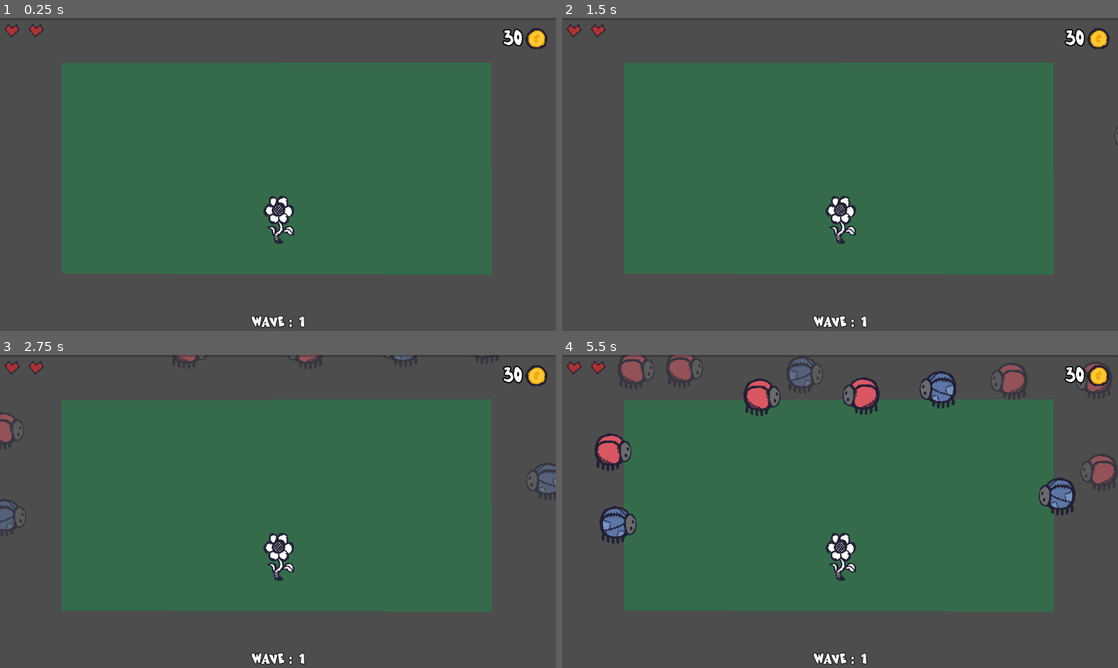
Above: before the commit, frames 1-4 (two rows, left to right).
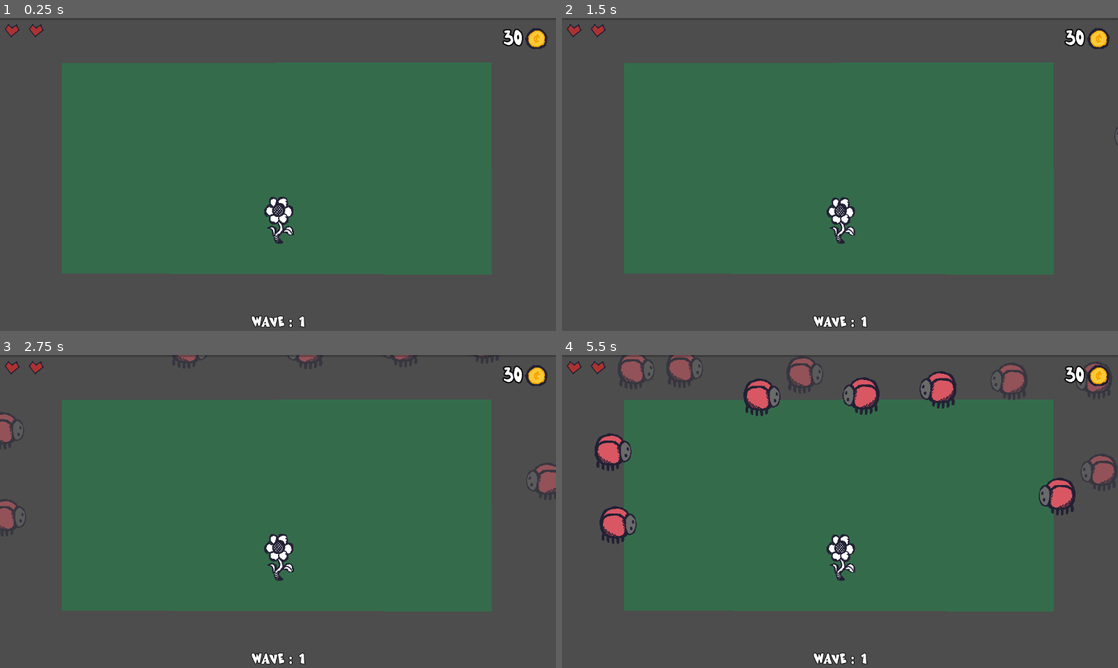
Above: after the commit, the same moments.

Repository: sh1ft15/secret
Game: Godot game, scene res://scenes/main.tscn
The game is run twice, just before and just after one commit, with the same random seed, the same clock (stepped at 60 frames per second) and the same inputs.
Inputs (mouse positions are in pixels of both pictures, inside the frame that each line leads up to):
- Up to frame 1 (0.25 s): no input
- Up to frame 2 (1.5 s): move the mouse to (962, 158) at 0.52 s; press the mouse at (962, 158) at 0.53 s; move the mouse to (728, 190) at 1.27 s; release the mouse at (728, 190) at 1.28 s; click (728, 190) at 1.35 s
- Up to frame 3 (2.75 s): move the mouse to (333, 442) at 2.02 s; press the mouse at (333, 442) at 2.03 s
- Up to frame 4 (5.5 s): move the mouse to (567, 426) at 2.77 s; release the mouse at (567, 426) at 2.78 s; click (567, 426) at 2.85 s; move the mouse to (584, 517) at 3.52 s; press the mouse at (584, 517) at 3.53 s; move the mouse to (1079, 486) at 4.27 s; release the mouse at (1079, 486) at 4.28 s; click (1079, 486) at 4.35 s; move the mouse to (628, 361) at 5.02 s; press the mouse at (628, 361) at 5.03 s

The runs differ from the first frame. In frame 1, 0.2% of the frame differs, in the area x 47-53%, y 56-72%; in frame 2, 0.2%; in frame 3, 0.6%; in frame 4, 1.4%, in the area x 7-92%, y 1-72%.

Commit message:
Added sound effect

Diff:
--- a/scenes/boss.tscn
+++ b/scenes/boss.tscn
@@ -2,25 +2,6 @@
 
 [ext_resource type="Script" path="res://scripts/boss.gd" id="1_hsna3"]
 [ext_resource type="Texture2D" uid="uid://b1g37d5c44bbi" path="res://sprites/boss_2-Sheet.png" id="2_qqnib"]
-
-[sub_resource type="Animation" id="Animation_vo1vx"]
-resource_name = "idle"
-
-[sub_resource type="Animation" id="Animation_pmfip"]
-resource_name = "move"
-loop_mode = 1
-tracks/0/type = "value"
-tracks/0/imported = false
-tracks/0/enabled = true
-tracks/0/path = NodePath("Base:scale")
-tracks/0/interp = 1
-tracks/0/loop_wrap = true
-tracks/0/keys = {
-"times": PackedFloat32Array(0, 0.5, 1),
-"transitions": PackedFloat32Array(1, 1, 1),
-"update": 0,
-"values": [Vector2(0.5, 0.5), Vector2(0.45, 0.5), Vector2(0.5, 0.5)]
-}
 
 [sub_resource type="Animation" id="Animation_ubhlq"]
 length = 0.001
@@ -51,6 +32,25 @@
 "transitions": PackedFloat32Array(1, 1, 1, 1),
 "update": 0,
 "values": [Vector2(0.5, 0.5), Vector2(0.45, 0.4), Vector2(0.55, 0.55), Vector2(0.5, 0.5)]
+}
+
+[sub_resource type="Animation" id="Animation_vo1vx"]
+resource_name = "idle"
+
+[sub_resource type="Animation" id="Animation_pmfip"]
+resource_name = "move"
+loop_mode = 1
+tracks/0/type = "value"
+tracks/0/imported = false
+tracks/0/enabled = true
+tracks/0/path = NodePath("Base:scale")
+tracks/0/interp = 1
+tracks/0/loop_wrap = true
+tracks/0/keys = {
+"times": PackedFloat32Array(0, 0.5, 1),
+"transitions": PackedFloat32Array(1, 1, 1),
+"update": 0,
+"values": [Vector2(0.5, 0.5), Vector2(0.45, 0.5), Vector2(0.5, 0.5)]
 }
 
 [sub_resource type="AnimationLibrary" id="AnimationLibrary_2lep1"]
@@ -87,5 +87,8 @@
 hframes = 6
 frame = 5
 
+[node name="AudioStreamPlayer2D" type="AudioStreamPlayer2D" parent="."]
+pitch_scale = 2.0
+
 [connection signal="input_event" from="." to="." method="_on_input_event"]
 [connection signal="velocity_computed" from="NavigationAgent2D" to="." method="_on_navigation_agent_2d_velocity_computed"]
--- a/scenes/enemy.tscn
+++ b/scenes/enemy.tscn
@@ -162,6 +162,9 @@
 scale = Vector2(0.32, 0.32)
 texture = ExtResource("3_3vtxv")
 
+[node name="AudioStreamPlayer2D" type="AudioStreamPlayer2D" parent="."]
+pitch_scale = 3.0
+
 [connection signal="input_event" from="." to="." method="_on_input_event"]
 [connection signal="velocity_computed" from="NavigationAgent2D" to="." method="_on_navigation_agent_2d_velocity_computed"]
 [connection signal="input_event" from="Cover" to="." method="_on_cover_input_event"]
--- a/scenes/hit_particle.tscn
+++ b/scenes/hit_particle.tscn
@@ -34,7 +34,7 @@
 alpha_curve = SubResource("CurveTexture_kpvuj")
 
 [node name="HitParticle" type="GPUParticles2D"]
-z_index = 1
+z_index = 10
 emitting = false
 amount = 10
 process_material = SubResource("ParticleProcessMaterial_03u3j")
--- a/scenes/player.tscn
+++ b/scenes/player.tscn
@@ -1,10 +1,10 @@
-[gd_scene load_steps=7 format=3 uid="uid://dpdy6hqdxypsq"]
+[gd_scene load_steps=8 format=3 uid="uid://dpdy6hqdxypsq"]
 
 [ext_resource type="Script" path="res://scripts/player.gd" id="1_vsn0w"]
 [ext_resource type="Texture2D" uid="uid://0kwfh7wtuu34" path="res://sprites/base.png" id="2_kbwdy"]
 
 [sub_resource type="CircleShape2D" id="CircleShape2D_5vtr2"]
-radius = 50.0
+radius = 70.0
 
 [sub_resource type="Animation" id="Animation_wu54r"]
 length = 0.001
@@ -34,12 +34,29 @@
 "times": PackedFloat32Array(0, 0.5, 1),
 "transitions": PackedFloat32Array(1, 1, 1),
 "update": 0,
-"values": [Vector2(0.35, 0.35), Vector2(0.34, 0.35), Vector2(0.35, 0.35)]
+"values": [Vector2(0.35, 0.35), Vector2(0.32, 0.34), Vector2(0.35, 0.35)]
+}
+
+[sub_resource type="Animation" id="Animation_81wkw"]
+resource_name = "hurt"
+length = 0.6
+tracks/0/type = "value"
+tracks/0/imported = false
+tracks/0/enabled = true
+tracks/0/path = NodePath("Icon:scale")
+tracks/0/interp = 1
+tracks/0/loop_wrap = true
+tracks/0/keys = {
+"times": PackedFloat32Array(0, 0.2, 0.4, 0.6),
+"transitions": PackedFloat32Array(1, 1, 1, 1),
+"update": 0,
+"values": [Vector2(0.35, 0.35), Vector2(0.32, 0.32), Vector2(0.36, 0.36), Vector2(0.35, 0.35)]
 }
 
 [sub_resource type="AnimationLibrary" id="AnimationLibrary_bmf36"]
 _data = {
 "RESET": SubResource("Animation_wu54r"),
+"hurt": SubResource("Animation_81wkw"),
 "idle": SubResource("Animation_y3fjo")
 }
 
@@ -55,10 +72,12 @@
 
 [node name="Icon" type="Sprite2D" parent="."]
 z_index = 1
+position = Vector2(0, 52)
 scale = Vector2(0.35, 0.35)
 texture = ExtResource("2_kbwdy")
+offset = Vector2(0, -148.571)
 
-[node name="AnimationPlayer" type="AnimationPlayer" parent="."]
+[node name="Anim" type="AnimationPlayer" parent="."]
 libraries = {
 "": SubResource("AnimationLibrary_bmf36")
 }
@@ -67,5 +86,9 @@
 wait_time = 3.0
 autostart = true
 
+[node name="AudioStreamPlayer2D" type="AudioStreamPlayer2D" parent="."]
+pitch_scale = 1.5
+
 [connection signal="body_entered" from="." to="." method="_on_body_entered"]
+[connection signal="input_event" from="." to="." method="_on_input_event"]
 [connection signal="timeout" from="BulletTimer" to="." method="_on_bullet_timer_timeout"]
--- a/scripts/boss.gd
+++ b/scripts/boss.gd
@@ -1,8 +1,13 @@
 extends CharacterBody2D
+
+var armor_broken_sound = preload("res://audios/armor_broken.wav")
+var bug_death_sound = preload("res://audios/bug_death.wav")
+var click_denied_sound = preload("res://audios/click_denied.wav")
 
 @onready var agent = $NavigationAgent2D
 @onready var sprite = $Base
 @onready var animator = $Anim
+@onready var audio = $AudioStreamPlayer2D
 @export var speed = 50
 
 signal death
@@ -30,7 +35,9 @@
 	var damage = 1
 
 	# no damage for player click if there is no coins
-	if click and player.getNum() <= 0: damage = 0
+	if click and player.getNum() <= 0:
+		playAudio(click_denied_sound)
+		damage = 0
 
 	if damage > 0:
 		rand_num -= damage
@@ -41,7 +48,10 @@
 		if rand_num <= 0:
 			get_tree().current_scene.spawnHitParticle(position, 'blood')
 			sprite.modulate = Color(1, .1, .1)
-		else: get_tree().current_scene.spawnHitParticle(position, 'hit')
+			playAudio(bug_death_sound)
+		else:
+			get_tree().current_scene.spawnHitParticle(position, 'hit')
+			playAudio(armor_broken_sound)
 
 	animator.play('hurt')
 
@@ -59,6 +69,11 @@
 	sprite.modulate = Color.WHITE if status else Color(1, 1, 1, .5)
 
 func isVunerable(): return is_vunerable
+
+func playAudio(stream, volume = 0):
+	audio.volume_db = volume
+	audio.stream = stream
+	audio.play()
 
 func _physics_process(delta: float) -> void:
 	var distance = position.distance_to(player.position)
--- a/scripts/bullet.gd
+++ b/scripts/bullet.gd
@@ -12,6 +12,6 @@
 
 func _on_body_entered(body: Node2D) -> void:
 	if body.is_in_group('obstacle'): queue_free()
-	elif body.is_in_group('enemy'):
+	elif body.is_in_group('enemy') or body.is_in_group('boss'):
 		body.triggerHit(false)
 		queue_free()
--- a/scripts/enemy.gd
+++ b/scripts/enemy.gd
@@ -5,6 +5,12 @@
 	preload("res://sprites/bush.png")
 ]
 
+var armor_broken_sound = preload("res://audios/armor_broken.wav")
+var bug_death_sound = preload("res://audios/bug_death.wav")
+var bug_match_sound = preload("res://audios/bug_match.wav")
+var click_denied_sound = preload("res://audios/click_denied.wav")
+
+@onready var audio = $AudioStreamPlayer2D
 @onready var label = $Label
 @onready var agent = $NavigationAgent2D
 @onready var sprite = $Base
@@ -52,7 +58,10 @@
 		var damage = 1
 
 		# no damage for player click if there is no coins
-		if click and player.getNum() <= 0: damage = 0
+		if click and player.getNum() <= 0:
+			playAudio(click_denied_sound)
+			damage = 0
+
 
 		if damage > 0:
 			rand_num -= damage
@@ -64,7 +73,10 @@
 			if rand_num <= 0:
 				get_tree().current_scene.spawnHitParticle(position, 'blood')
 				sprite.modulate = Color(1, .1, .1)
-			else: get_tree().current_scene.spawnHitParticle(position, 'hit')
+				playAudio(bug_death_sound)
+			else:
+				get_tree().current_scene.spawnHitParticle(position, 'hit')
+				playAudio(armor_broken_sound)
 
 
 	animator.play('hurt')
@@ -86,11 +98,17 @@
 	animator.play('hurt')
 	get_tree().current_scene.spawnHitParticle(position, 'hit')
 	get_tree().current_scene.spawnHitRate(position, 1)
+	playAudio(bug_match_sound, -0.5)
 
 	await get_tree().create_timer(.1).timeout
 
 	emit_signal('death')
 	queue_free()
+
+func playAudio(stream, volume = 0):
+	audio.volume_db = volume
+	audio.stream = stream
+	audio.play()
 
 func checkMatches(chains = [self]):
 	if chains.size() > max_chain: return false
@@ -100,7 +118,8 @@
 	var next_enemy = null
 
 	for enemy in enemies:
-		if enemy == self or enemy in chains or !enemy.isVunerable(): continue
+		if enemy == self or enemy in chains or enemy.hasCover() or !enemy.isVunerable():
+			continue
 
 		var dist = position.distance_to(enemy.position)
 
@@ -149,6 +168,7 @@
 func setVunerable(status):
 	is_vunerable = status
 	sprite.modulate = Color.WHITE if status else Color(1, 1, 1, .5)
+	cover.get_node("Sprite").modulate = Color.WHITE if status else Color(1, 1, 1, .5)
 
 func isVunerable(): return is_vunerable
 
@@ -163,6 +183,7 @@
 	else:
 		get_tree().current_scene.spawnHitParticle(cover.global_position, 'hit')
 
+	playAudio(armor_broken_sound)
 	has_cover = false
 	cover.visible = false
 
--- /dev/null
+++ b/scripts/levels_data.gd
@@ -0,0 +1,85 @@
+extends Resource
+
+const levels = [
+
+	# high enemy, no armor, no boss
+	{
+		'required_kills': 150,
+		'enemy_max_armor': 1,
+		'enemy_cover_rate': 0,
+		'max_active_bosses': 0
+	},
+
+	# moderate enemy, low armor, no boss
+	{
+		'required_kills': 70,
+		'enemy_max_armor': 2,
+		'enemy_cover_rate': 0,
+		'max_active_bosses': 0
+	},
+
+	# moderate enemy, no armor, moderate boss
+	{
+		'required_kills': 70,
+		'enemy_max_armor': 1,
+		'enemy_cover_rate': 0,
+		'max_active_bosses': 2
+	},
+
+	# low enemy, moderate armor, low boss
+	{
+		'required_kills': 50,
+		'enemy_max_armor': 3,
+		'enemy_cover_rate': 0,
+		'max_active_bosses': 1
+	},
+
+	# high enemy, no armor, 1/2 rates, no boss
+	{
+		'required_kills': 50,
+		'enemy_max_armor': 1,
+		'enemy_cover_rate': .5,
+		'max_active_bosses': 0
+	},
+
+	# low enemy, high armor, no boss
+	{
+		'required_kills': 30,
+		'enemy_max_armor': 4,
+		'enemy_cover_rate': 0,
+		'max_active_bosses': 0
+	},
+
+	# moderate enemy, moderate armor, low boss
+	{
+		'required_kills': 70,
+		'enemy_max_armor': 3,
+		'enemy_cover_rate': 0,
+		'max_active_bosses': 1
+	},
+
+	# low enemy, max armor, no boss
+	{
+		'required_kills': 50,
+		'enemy_max_armor': 5,
+		'enemy_cover_rate': 0,
+		'max_active_bosses': 0
+	},
+
+	# moderate enemy, low armor, 1/2 cover rates, low boss
+	{
+		'required_kills': 70,
+		'enemy_max_armor': 2,
+		'enemy_cover_rate': .5,
+		'max_active_bosses': 1
+	},
+
+	# moderate enemy, moderate armor, 1/2 cover rates, moderate boss
+	{
+		'required_kills': 70,
+		'enemy_max_armor': 4,
+		'enemy_cover_rate': .1,
+		'max_active_bosses': 2
+	},
+
+]
--- a/scripts/main.gd
+++ b/scripts/main.gd
@@ -1,10 +1,12 @@
 extends Node2D
 
-@onready var hit_particle_prefab = load("res://scenes/hit_particle.tscn")
-@onready var obstacle_prefab = load("res://scenes/obstacle.tscn")
-@onready var enemy_prefab = load("res://scenes/enemy.tscn")
-@onready var boss_prefab = load("res://scenes/boss.tscn")
-@onready var hit_rate_prefab = load("res://scenes/hit_rate.tscn")
+var hit_particle_prefab = preload("res://scenes/hit_particle.tscn")
+var obstacle_prefab = preload("res://scenes/obstacle.tscn")
+var enemy_prefab = preload("res://scenes/enemy.tscn")
+var boss_prefab = preload("res://scenes/boss.tscn")
+var hit_rate_prefab = preload("res://scenes/hit_rate.tscn")
+var levels_data = preload("res://scripts/levels_data.gd")
+
 @onready var nav_region = $NavigationRegion2D
 @onready var game_over_screen = $CanvasLayer/GameOverScreen
 @onready var upgrades_screen = $CanvasLayer/SecretScreen
@@ -29,6 +31,8 @@
 var enemy_cover_rate = 0
 
 func _ready() -> void:
+	applyLevelStats()
+
 	kills_bar.max_value = required_kills
 	combo_counter.visible = false
 	game_over_screen.visible = false
@@ -104,10 +108,17 @@
 
 func destroyEnemies():
 	var active_enemies = get_tree().get_nodes_in_group('enemy')
-
-	for enemy in active_enemies:
-		spawnHitParticle(enemy.global_position, 'hit')
-		enemy.queue_free()
+	var active_bosses = get_tree().get_nodes_in_group('boss')
+
+	if active_enemies.size() > 0:
+		for enemy in active_enemies:
+			spawnHitParticle(enemy.global_position, 'hit')
+			enemy.queue_free()
+
+	if active_bosses.size() > 0:
+		for boss in active_bosses:
+			spawnHitParticle(boss.global_position, 'hit')
+			boss.queue_free()
 
 func onEnemyDeath():
 	kills += 1
@@ -147,30 +158,30 @@
 func playerCoinUpdated(num):
 	player_coins_counter.text = str(num)
 
+func applyLevelStats():
+	if level <= levels_data.levels.size():
+		var data = levels_data.levels[level - 1]
+
+		required_kills = data.required_kills
+		enemy_cur_armor = min(data.enemy_max_armor, enemy_max_armor)
+		enemy_cover_rate = min(data.enemy_cover_rate, 1)
+		max_active_bosses = min(data.max_active_bosses, 3)
+
+
 func _on_upgrades_continue_pressed(secrets) -> void:
 	upgrades_screen.visible = false
 	game_over = false
 
+	level = min(level + 1, 10)
+	wave_counter.text = str(level)
+
 	applyAcquiredSkill(secrets)
-
-	level += 1
-	wave_counter.text = str(level)
+	applyLevelStats()
+
 	max_active_enemies = 5
-
 	kills = 0
-	required_kills += 25
 	kills_bar.value = kills
 	kills_bar.max_value = required_kills
-
-	# every 3rd levels, increase enemy armor
-	if level % 3 == 0:
-		enemy_cur_armor = min(enemy_cur_armor + 1, enemy_max_armor)
-		max_active_bosses = 1 if max_active_bosses <= 0 else 0
-
-	# every 6th levels, increase chance for enemy to have cover
-	if level % 6 == 0:
-		enemy_cover_rate = min(enemy_cover_rate + 0.1, 1)
-		max_active_bosses = min(max_active_bosses + 1, 3)
 
 func _on_restart_pressed() -> void:
 	get_tree().reload_current_scene()
@@ -184,7 +195,7 @@
 	# spawn occasional bosses
 	var active_bosses = get_tree().get_node_count_in_group('boss')
 
-	if (randf() <= .5 && active_bosses < max_active_bosses):
+	if (active_bosses < max_active_bosses):
 		var spawn_points = get_tree().get_nodes_in_group('spawn_point')
 
 		for i in max_active_bosses:
--- a/scripts/player.gd
+++ b/scripts/player.gd
@@ -1,9 +1,13 @@
 extends Area2D
+
+var bug_death_sound = preload("res://audios/bug_death.wav")
 
 @onready var bullet_prefab = load("res://scenes/bullet.tscn")
 @onready var sprite = $Icon
-@onready var animator = $AnimationPlayer
+@onready var animator = $Anim
 @onready var bullet_timer = $BulletTimer
+@onready var audio = $AudioStreamPlayer2D
+
 @export var heart_container: BoxContainer
 @export var cursor : Area2D
 
@@ -15,13 +19,17 @@
 var max_health = 6
 var health = 2
 
-var cur_num = 30
+var cur_num = 5
 
 var shoot_rate = 1
 var shoot_amount = 1
 
+# when in passive mode, stack bullets
+var bullet_stored = 0
+
 func _ready() -> void:
 	animator.play('idle')
+	setNum(0)
 	updateHealth(0)
 
 func setNum(num):
@@ -48,6 +56,8 @@
 func triggerHit():
 	is_hit = true
 	sprite.modulate = Color(1, 0, 0, .7)
+	animator.play('hurt')
+	playAudio(bug_death_sound)
 
 	await get_tree().create_timer(2).timeout
 
@@ -72,29 +82,47 @@
 
 func _on_body_entered(body: Node2D) -> void:
 	if is_hit || is_death: return
-	if body.is_in_group('enemy'):
+	if body.is_in_group('enemy') or body.is_in_group('boss'):
 		updateHealth(-1)
 		triggerHit()
+
 		is_death = health <= 0
+
+func playAudio(stream, volume = 0):
+	audio.volume_db = volume
+	audio.stream = stream
+	audio.play()
 
 func _on_bullet_timer_timeout() -> void:
 	if cur_num <= 0: return
 
 	var enemies = get_tree().get_nodes_in_group('enemy')
+	var bosses = get_tree().get_nodes_in_group('boss')
 	var target_enemies = []
+	var target_bosses = []
 
 	for i in shoot_amount:
 		var max_dist = 500
 		var target_enemy
 
-		for enemy in enemies:
-			var cur_dist = position.distance_to(enemy.position)
+		for boss in bosses:
+			var cur_dist = position.distance_to(boss.position)
 
-			if target_enemies.find(enemy) != -1: continue
+			if target_bosses.find(boss) != -1: continue
 
-			if cur_dist < max_dist && isInViewPort(enemy.position):
+			if cur_dist < max_dist && isInViewPort(boss.position):
 				max_dist = cur_dist
-				target_enemy = enemy
+				target_enemy = boss
+
+		if target_enemy == null:
+			for enemy in enemies:
+				var cur_dist = position.distance_to(enemy.position)
+
+				if target_enemies.find(enemy) != -1: continue
+
+				if cur_dist < max_dist && isInViewPort(enemy.position):
+					max_dist = cur_dist
+					target_enemy = enemy
 
 		if target_enemy != null and cur_num > 0:
 			target_enemies.append(target_enemy)
@@ -102,3 +130,7 @@
 
 			setNum(-1)
 			get_tree().current_scene.spawnHitRate(position, -1)
+
+func _on_input_event(viewport: Node, event: InputEvent, shape_idx: int) -> void:
+	if event.is_action_pressed("left_mouse_click"):
+		pass
--- a/scripts/upgrade_screen.gd
+++ b/scripts/upgrade_screen.gd
@@ -2,11 +2,13 @@
 
 signal continue_pressed(secrets)
 
-@export var player : Area2D
-@onready var upgrades_data = preload("res://scripts/upgrades_data.gd")
+var upgrades_data = preload("res://scripts/upgrades_data.gd")
+
 @onready var button_container = $PanelContainer/HBoxContainer/GridContainer
 @onready var continue_button = $PanelContainer/HBoxContainer/Continue
 @onready var player_coin = $PanelContainer/HBoxContainer/HBox/Coin
+
+@export var player : Area2D
 
 var acquired_secrets = []
 var cur_secrets = []
Not shown, added: audios/armor_broken.wav.import
Not shown, added: audios/bug_death.wav.import
Not shown, added: audios/bug_match.wav.import
Not shown, added: audios/click_denied.wav.import
Not shown, added: audios/armor_broken.wav
Not shown, added: audios/bug_death.wav
Not shown, added: audios/bug_match.wav
Not shown, added: audios/click_denied.wav
